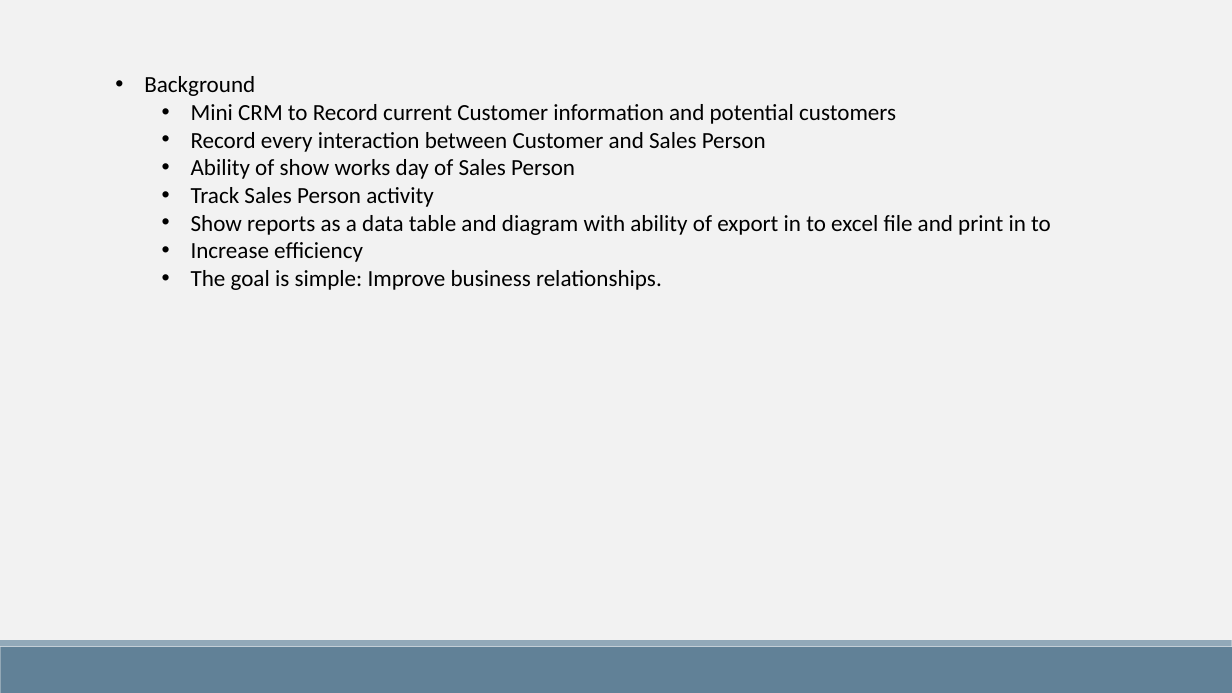
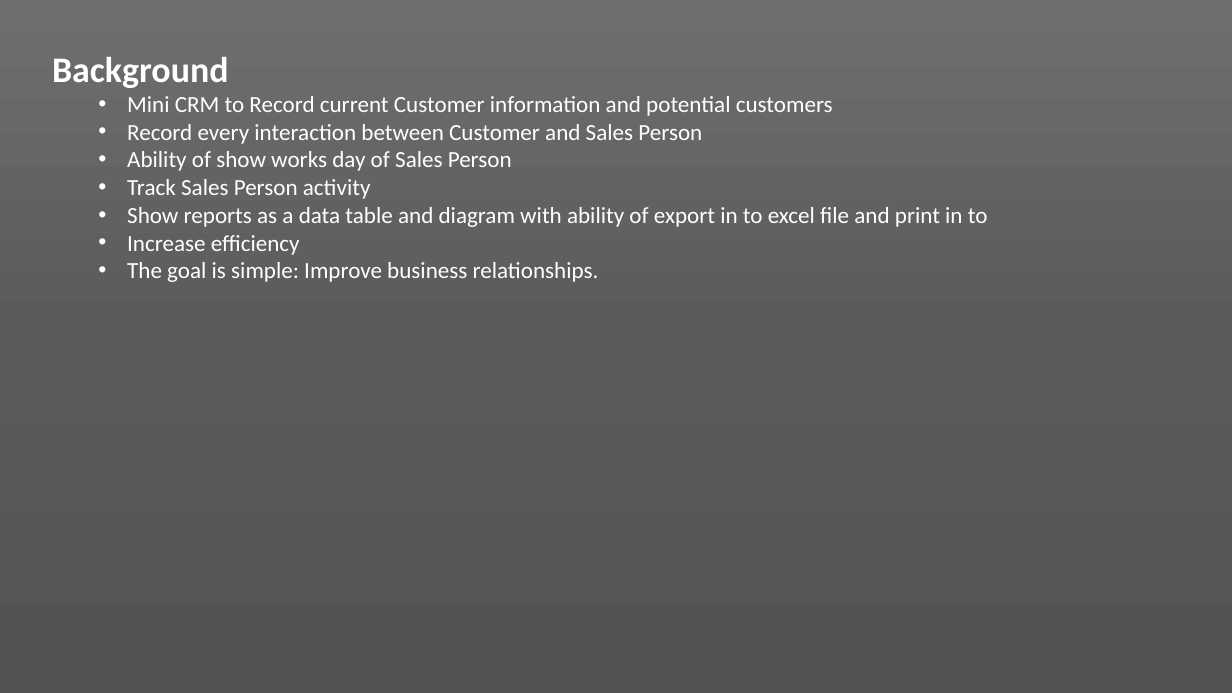
Before and after one commit to winotoj/ipd10-dotnet-CRM-Project, a slide deck: slide 2 of CRM PROJECT.pptx. Drawn at 1232x693 pixels with LibreOffice and Linux fonts; fonts in the diff are those of the drawing. Boxes give left, top, right and bottom in pixels: in the first picture for what was removed or moved away, otherwise in the second. Text is boxed around its words. In the diff, an @@ line names an element or a change of style, - is before the commit and + after.

```diff
--- a/CRM PROJECT.pptx
+++ b/CRM PROJECT.pptx
@@ background #F2F2F2 to gradient #6E6E6E to #5B5B5B to #545454 @@
@@ text "Background": place and size @@
-text "Background" at [144,76,1051,290]
+text "Background" at [52,57,988,282]
@@ text "Background" at [52,57,988,282]: size 18 to 28 pt, bold on in "Background"; text colour #000000 to #FFFFFF; bullet • to none @@
@@ rectangle removed at [0,647,1232,693] @@
@@ rectangle removed at [0,640,1232,647] @@
```
Also in this commit, not shown: 4 other slides changed, 4 slides added, 2 slides removed, 2 other files.
